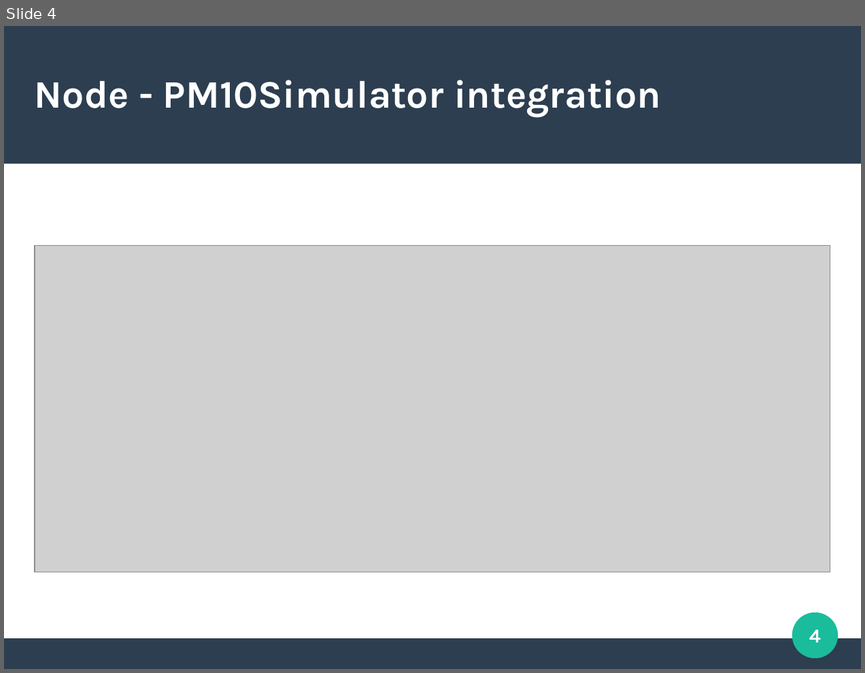
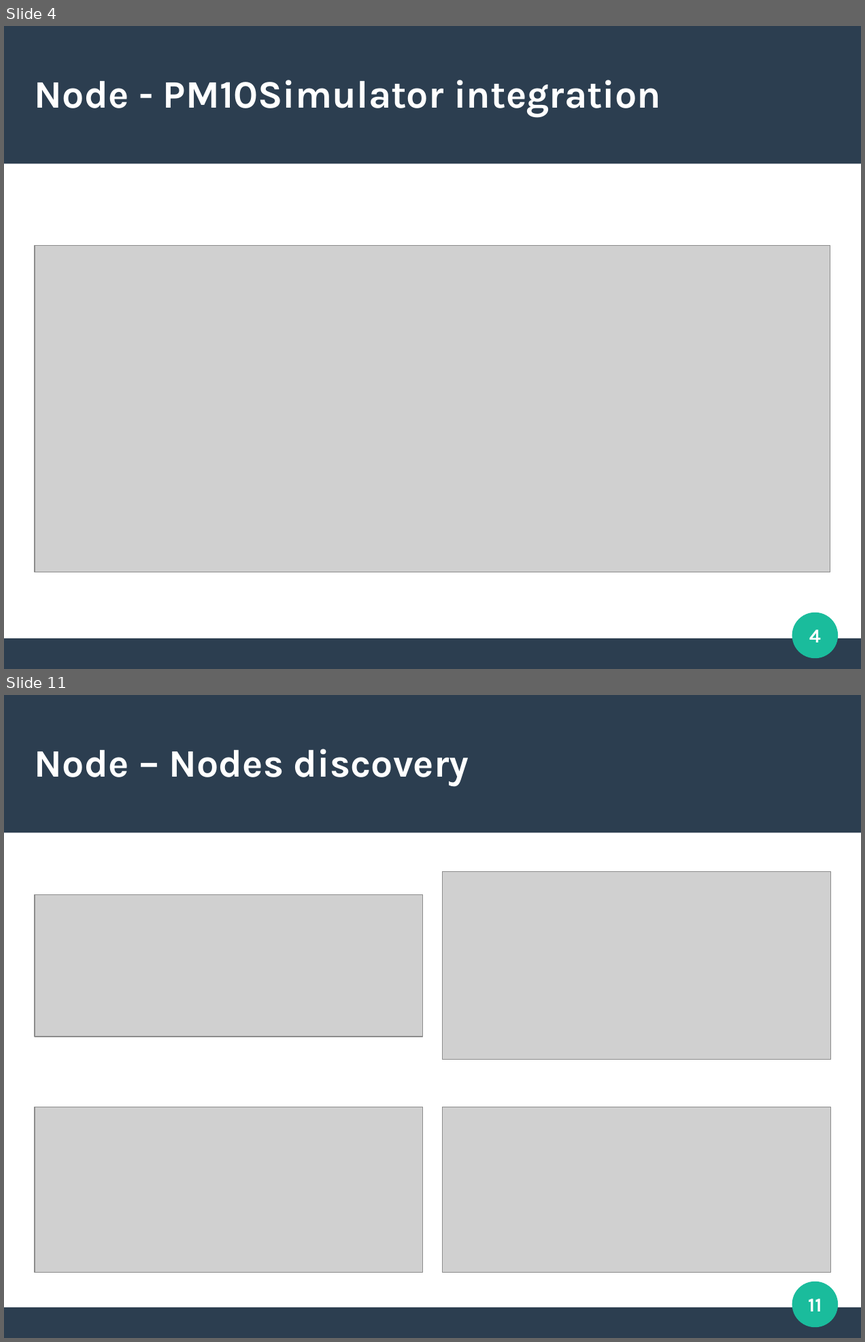
Before and after one commit to slinkydeveloper/sdp-project, a slide deck: slides.odp. Shown one above the other, each under a label of ours: slide 4 before the commit, slides 4 and 11 after it; the slides between them are not shown. The pictures are 865x673 and 865x1342 pixels, drawn with LibreOffice and Linux fonts; fonts in the diff are those of the drawing; grey boxes stand for pictures. Boxes give left, top, right and bottom in pixels: in the first picture for what was removed or moved away, otherwise in the second. Text is boxed around its words. In the diff, an @@ line names an element or a change of style, - is before the commit and + after.

Commit message:
Slides and images

```diff
--- a/slides.odp
+++ b/slides.odp
@@ slide 11 added at (4, 695, 861, 1338), background #FFFFFF; not listed: 3 template elements that a slide beside it also shows @@
@@ title added at (35, 749, 469, 786), 36 pt, text #FFFFFF, bold @@
+Node – Nodes discovery
@@ picture added at (443, 872, 830, 1059) @@
@@ picture added at (35, 895, 422, 1037) @@
@@ picture added at (35, 1107, 422, 1272) @@
@@ picture added at (443, 1107, 830, 1272) @@
@@ page number added at (808, 1298, 821, 1311), 18 pt, text #FFFFFF, bold @@
+11
```
Also in this commit, not shown: 1 slide changed, 9 other slides added, 1 slide removed, 13 other files.
